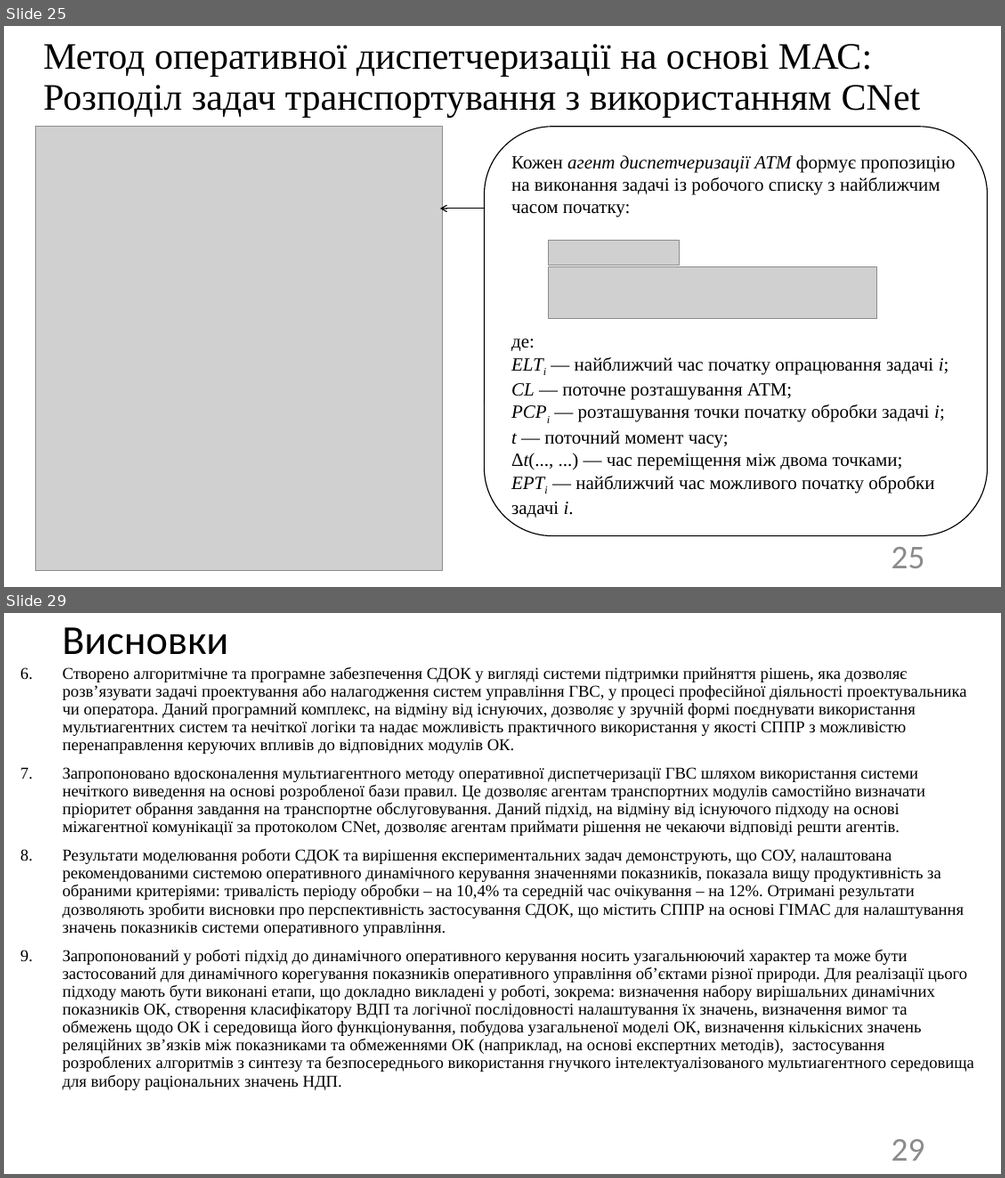
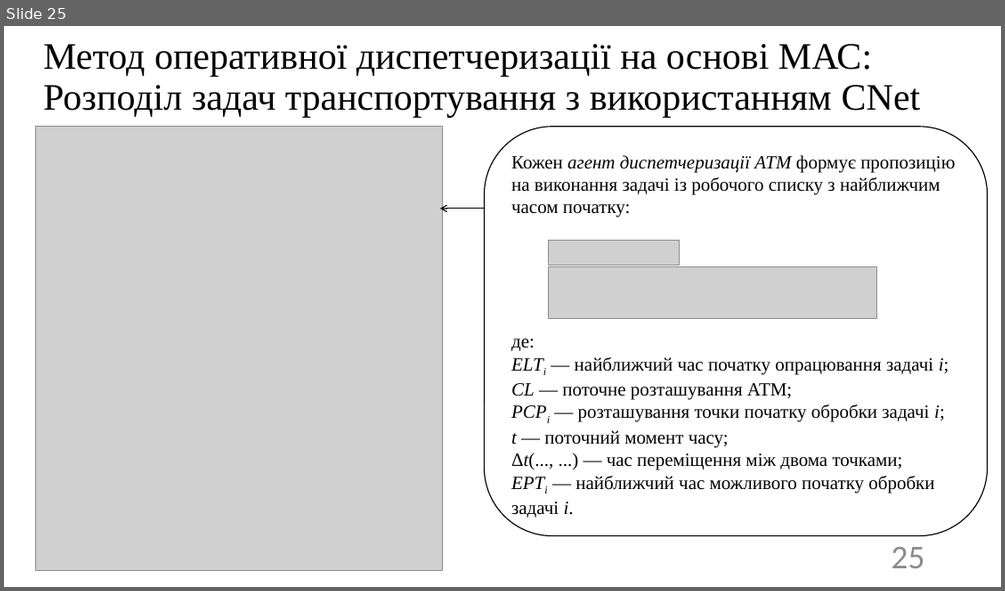
Before and after one commit to SPS-ik/diss, a slide deck: !pres.pptx. Shown one above the other, each under a label of ours: slides 25 and 29 before the commit, slide 25 after it; the slides between them are not shown. The pictures are 1005x1178 and 1005x591 pixels, drawn with LibreOffice and Linux fonts; fonts in the diff are those of the drawing; grey boxes stand for pictures. Boxes give left, top, right and bottom in pixels: in the first picture for what was removed or moved away, otherwise in the second. Text is boxed around its words. In the diff, an @@ line names an element or a change of style, - is before the commit and + after.

```diff
--- a/!pres.pptx
+++ b/!pres.pptx
@@ slide 29 removed at (4, 613, 1001, 1174), background #FFFFFF @@
@@ title removed at (62, 627, 228, 655) @@
-Висновки
@@ text removed at (63, 666, 974, 1090) @@
-6. Створено алгоритмічне та програмне забезпечення СДОК у вигляді системи підтримки прийняття рішень, яка дозволяє розв’язувати задачі проектування або налагодження систем управління ГВС, у процесі професійної діяльності проектувальника чи оператора. Даний програмний комплекс, на відміну від існуючих, дозволяє у зручній формі поєднувати використання мультиагентних систем та нечіткої логіки та надає можливість практичного використання у якості СППР з можливістю перенаправлення керуючих впливів до відповідних модулів ОК.
-7. Запропоновано вдосконалення мультиагентного методу оперативної диспетчеризації ГВС шляхом використання системи нечіткого виведення на основі розробленої бази правил. Це дозволяє агентам транспортних модулів самостійно визначати пріоритет обрання завдання на транспортне обслуговування. Даний підхід, на відміну від існуючого підходу на основі міжагентної комунікації за протоколом CNet, дозволяє агентам приймати рішення не чекаючи відповіді решти агентів.
-8. Результати моделювання роботи СДОК та вирішення експериментальних задач демонструють, що СОУ, налаштована рекомендованими системою оперативного динамічного керування значеннями показників, показала вищу продуктивність за обраними критеріями: тривалість періоду обробки – на 10,4% та середній час очікування – на 12%. Отримані результати дозволяють зробити висновки про перспективність застосування СДОК, що містить СППР на основі ГІМАС для налаштування значень показників системи оперативного управління.
-9. Запропонований у роботі підхід до динамічного оперативного керування носить узагальнюючий характер та може бути застосований для динамічного корегування показників оперативного управління об’єктами різної природи. Для реалізації цього підходу мають бути виконані етапи, що докладно викладені у роботі, зокрема: визначення набору вирішальних динамічних показників ОК, створення класифікатору ВДП та логічної послідовності налаштування їх значень, визначення вимог та обмежень щодо ОК і середовища його функціонування, побудова узагальненої моделі ОК, визначення кількісних значень реляційних зв’язків між показниками та обмеженнями ОК (наприклад, на основі експертних методів), застосування розроблених алгоритмів з синтезу та безпосереднього використання гнучкого інтелектуалізованого мультиагентного середовища для вибору раціональних значень НДП.
@@ page number removed at (891, 1139, 925, 1160) @@
-29
```
Also in this commit, not shown: 12 slides changed, 2 slides added, 1 other slide removed, 5 other files.
